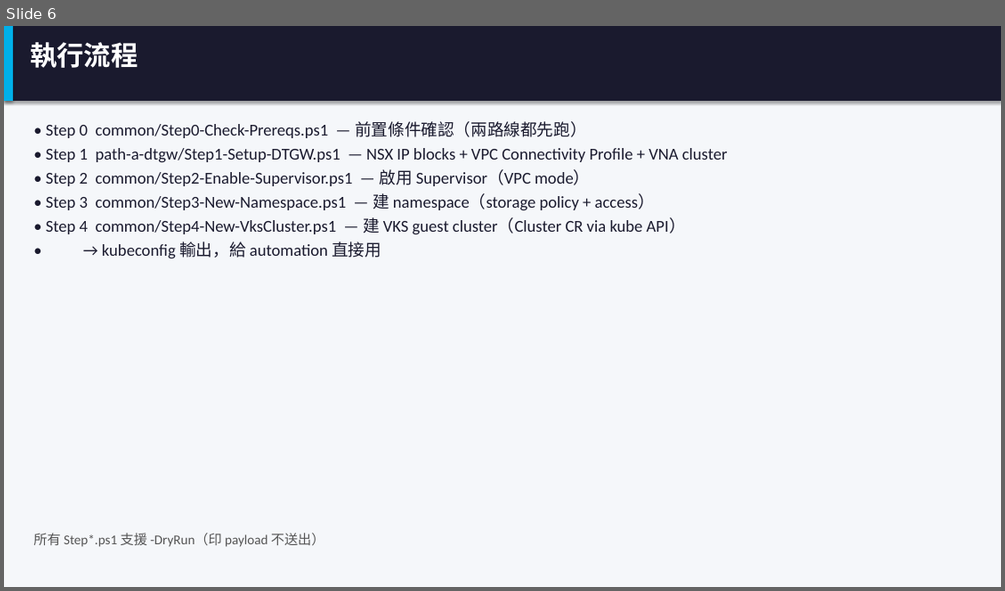
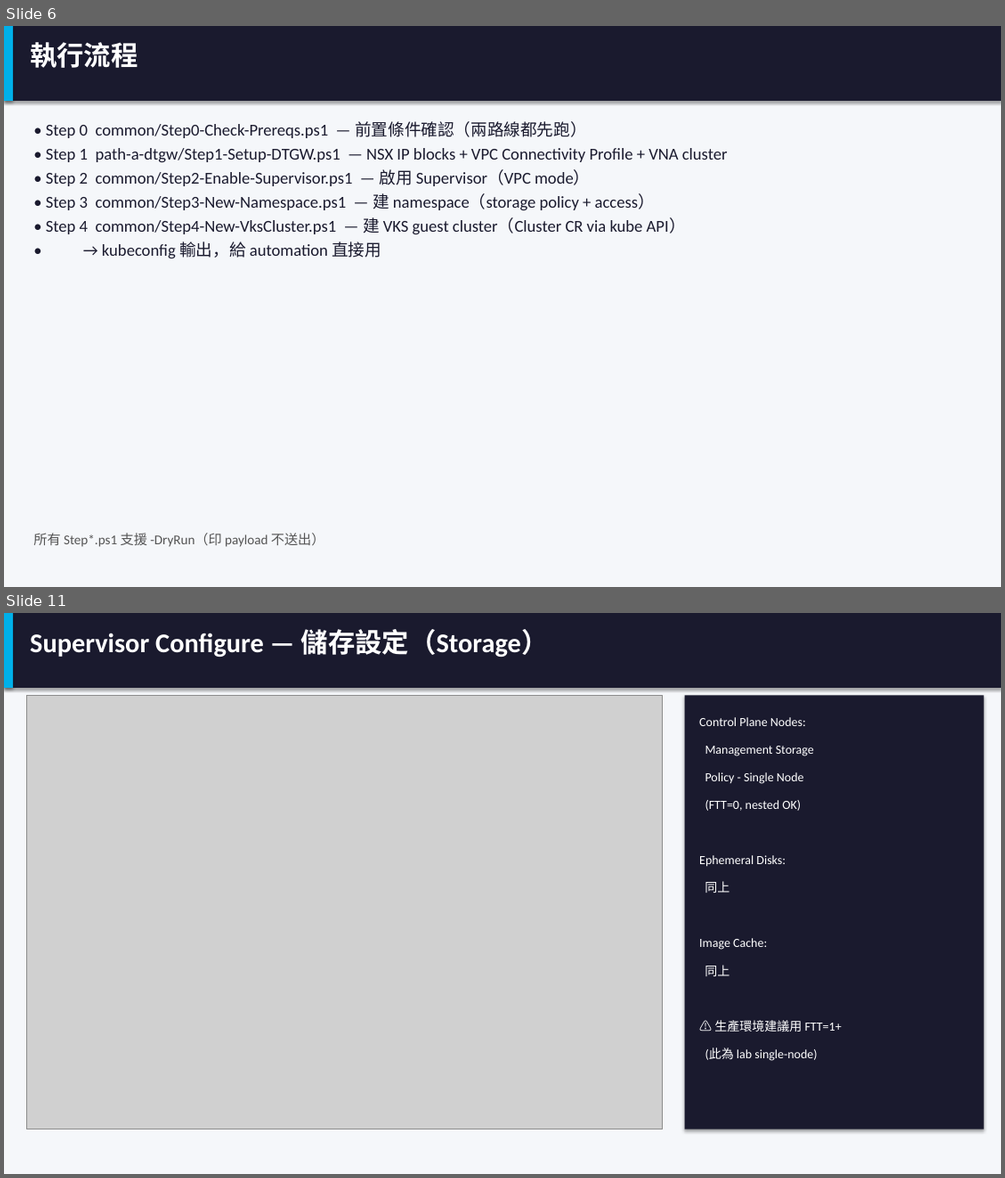
Before and after one commit to kostenyang/vcf9.1vks, a slide deck: VKS-on-VCF91.pptx. Shown one above the other, each under a label of ours: slide 6 before the commit, slides 6 and 11 after it; the slides between them are not shown. The pictures are 1005x591 and 1005x1178 pixels, drawn with LibreOffice and Linux fonts; fonts in the diff are those of the drawing; grey boxes stand for pictures. Boxes give left, top, right and bottom in pixels: in the first picture for what was removed or moved away, otherwise in the second. Text is boxed around its words. In the diff, an @@ line names an element or a change of style, - is before the commit and + after.

```diff
--- a/VKS-on-VCF91.pptx
+++ b/VKS-on-VCF91.pptx
@@ slide 11 added at bbox=[4, 613, 1001, 1174], background #FFFFFF @@
@@ rectangle added at bbox=[4, 613, 1001, 1174], fill #F5F7FA @@
@@ rectangle added at bbox=[4, 613, 1001, 688], fill #1A1A2E @@
@@ rectangle added at bbox=[4, 613, 13, 688], fill #00B0EA @@
@@ text added at bbox=[30, 629, 549, 657], 26 pt, text #FFFFFF, bold @@
+Supervisor Configure — 儲存設定（Storage）
@@ picture added at bbox=[26, 695, 662, 1129] @@
@@ rectangle added at bbox=[685, 695, 984, 1129], fill #1A1A2E @@
@@ text added at bbox=[699, 717, 806, 726], 12 pt, text #FFFFFF @@
+Control Plane Nodes:
@@ text added at bbox=[705, 746, 814, 756], 12 pt, text #FFFFFF @@
+Management Storage
@@ text added at bbox=[705, 772, 804, 784], 12 pt, text #FFFFFF @@
+Policy - Single Node
@@ text added at bbox=[705, 800, 801, 811], 12 pt, text #FFFFFF @@
+(FTT=0, nested OK)
@@ text added at bbox=[699, 855, 785, 867], 12 pt, text #FFFFFF @@
+Ephemeral Disks:
@@ text added at bbox=[704, 881, 729, 892], 12 pt, text #FFFFFF @@
+同上
@@ text added at bbox=[699, 938, 767, 949], 12 pt, text #FFFFFF @@
+Image Cache:
@@ text added at bbox=[704, 965, 729, 976], 12 pt, text #FFFFFF @@
+同上
@@ text added at bbox=[714, 1020, 841, 1031], 12 pt, text #FFFFFF @@
+⚠️ 生產環境建議用 FTT=1+
@@ text added at bbox=[705, 1047, 817, 1061], 12 pt, text #FFFFFF @@
+(此為 lab single-node)
```
Also in this commit, not shown: 1 slide changed, 4 other slides added, 25 other files.
